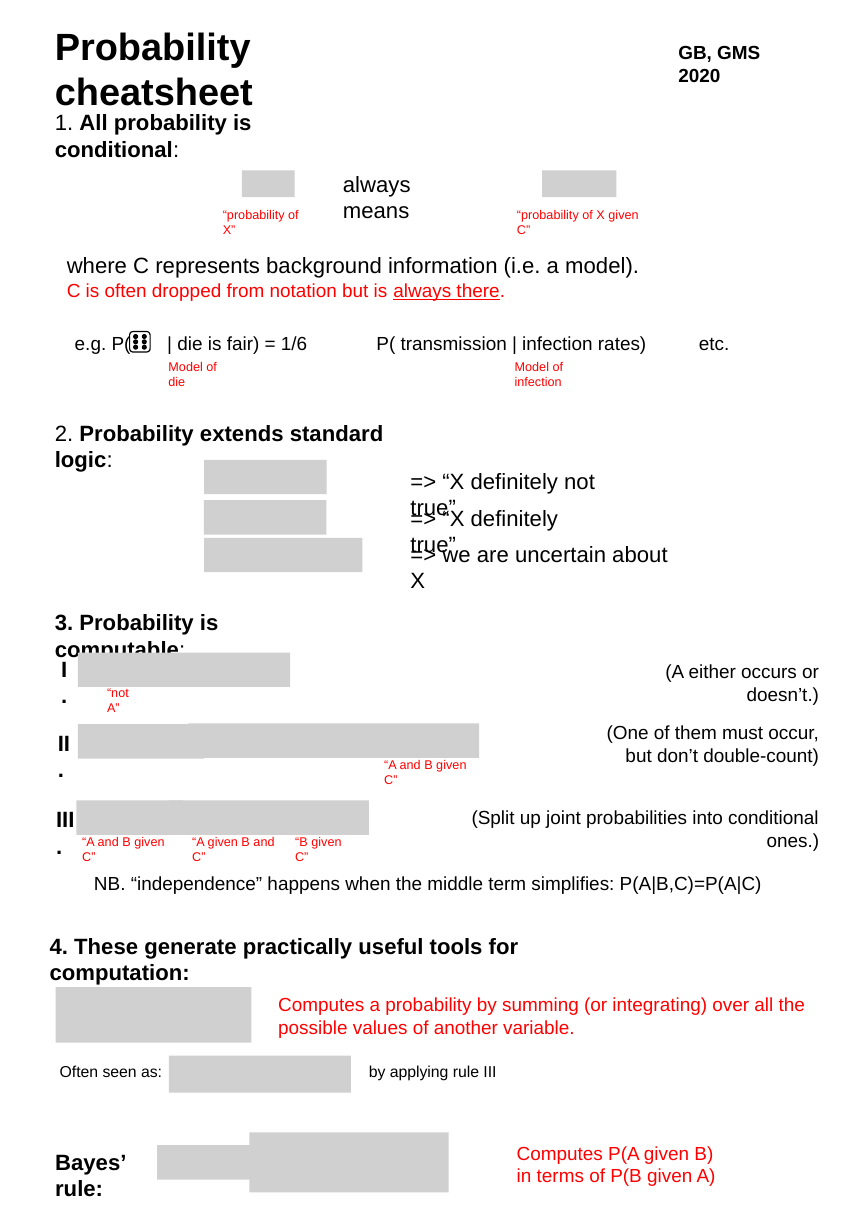
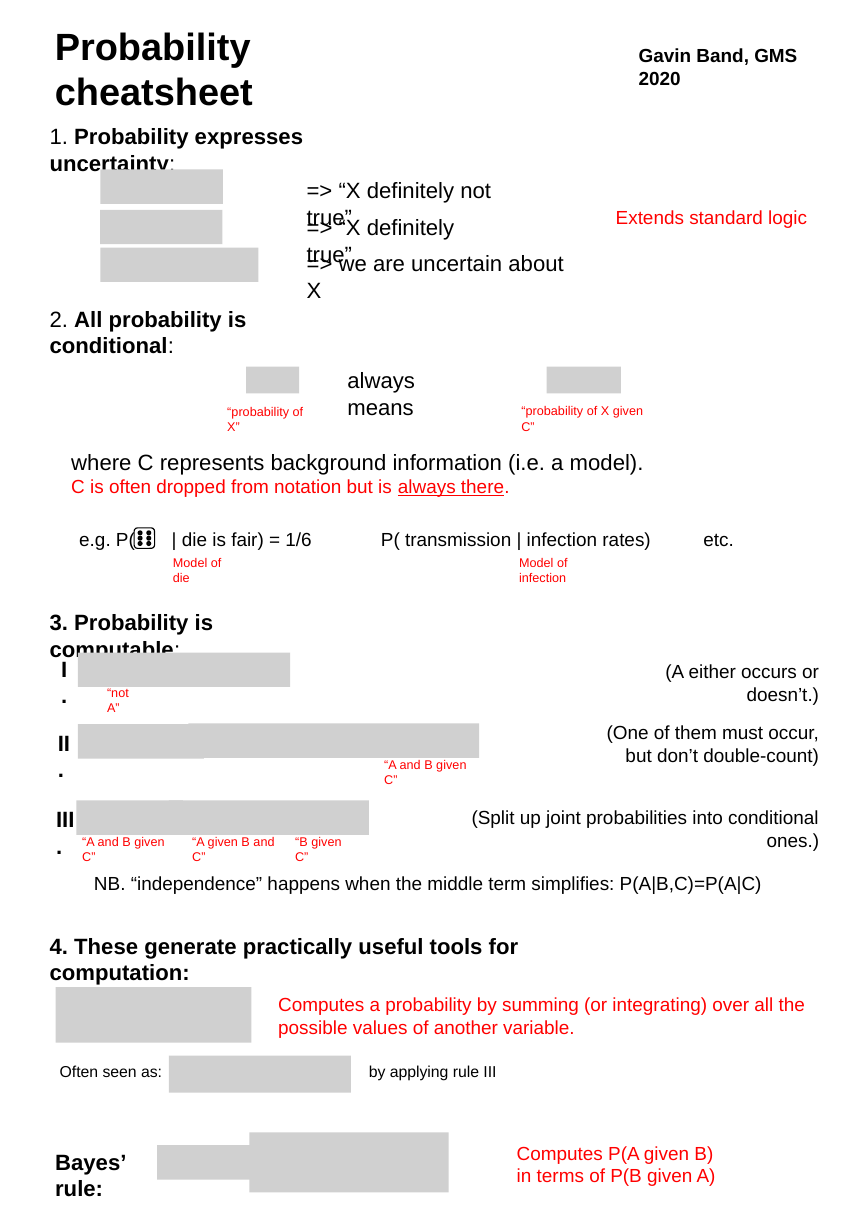
Before and after one commit to whg-training/statistics-course, a slide deck: slide 1 of 2_Statistical_modelling_I:Introduction/notes/Probability cheatsheet.pptx. Drawn at 853x1232 pixels with LibreOffice and Linux fonts; fonts in the diff are those of the drawing; grey boxes stand for pictures. Boxes give left, top, right and bottom in pixels: in the first picture for what was removed or moved away, otherwise in the second. Text is boxed around its words. In the diff, an @@ line names an element or a change of style, - is before the commit and + after.

```diff
--- a/2_Statistical_modelling_I:Introduction/notes/Probability cheatsheet.pptx
+++ b/2_Statistical_modelling_I:Introduction/notes/Probability cheatsheet.pptx
@@ text at box(639, 48, 797, 85): text changed @@
-GB, GMS 2020
+Gavin Band, GMS 2020
@@ text added at box(50, 128, 303, 176), 14 pt, text #000000, bold @@
+1. Probability expresses uncertainty:
@@ picture added at box(100, 169, 223, 204) @@
@@ picture added at box(100, 210, 223, 245) @@
@@ text at box(616, 210, 807, 228): text changed; size 14 to 12 pt; text colour #000000 to #FF0000; bold off @@
-2. Probability extends standard logic:
+Extends standard logic
@@ picture added at box(100, 248, 258, 282) @@
@@ 3 texts: place and size @@
-3 texts at box(410, 473, 667, 588)
+3 texts at box(307, 182, 563, 298)
@@ text at box(50, 311, 246, 354): text changed @@
-1. All probability is conditional:
+2. All probability is conditional:
@@ picture removed at box(205, 459, 328, 494) @@
@@ picture removed at box(204, 500, 326, 535) @@
@@ 9 texts, 2 pictures, 1 rounded rectangle: place and size @@
-9 texts, 2 pictures, 1 rounded rectangle at box(67, 171, 729, 386)
+9 texts, 2 pictures, 1 rounded rectangle at box(71, 366, 733, 582)
@@ ellipse: place and size @@
-ellipse at box(142, 346, 146, 349)
+ellipse at box(139, 531, 142, 535)
@@ ellipse: place and size @@
-ellipse at box(134, 346, 138, 349)
+ellipse at box(139, 537, 142, 540)
@@ ellipse: place and size @@
-ellipse at box(142, 340, 146, 343)
+ellipse at box(147, 531, 150, 535)
@@ ellipse: place and size @@
-ellipse at box(142, 334, 146, 338)
+ellipse at box(147, 537, 150, 540)
@@ picture removed at box(205, 538, 363, 572) @@
@@ ellipse: place and size @@
-ellipse at box(134, 340, 138, 343)
+ellipse at box(139, 541, 142, 545)
@@ ellipse: place and size @@
-ellipse at box(134, 334, 138, 338)
+ellipse at box(147, 541, 150, 545)
@@ text "3. Probability is computable:": place and size @@
-text "3. Probability is computable:" at box(55, 614, 218, 662)
+text "3. Probability is computable:" at box(50, 614, 213, 662)
```
Also in this commit, not shown: 1 other file.
